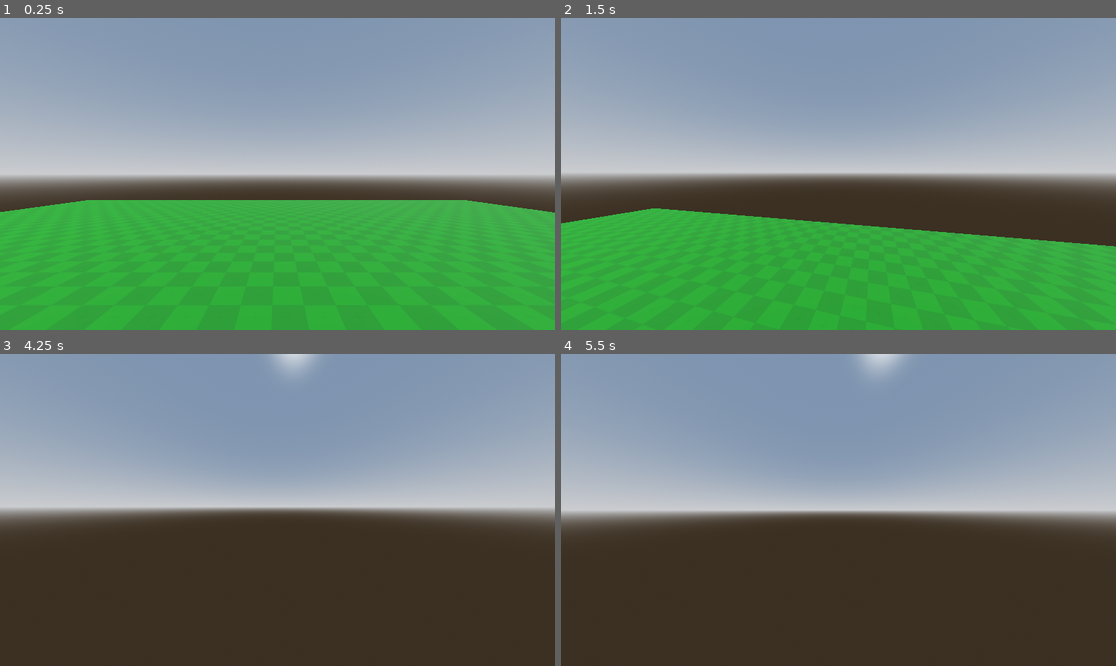
Above: before the commit, frames 1-4 (two rows, left to right).
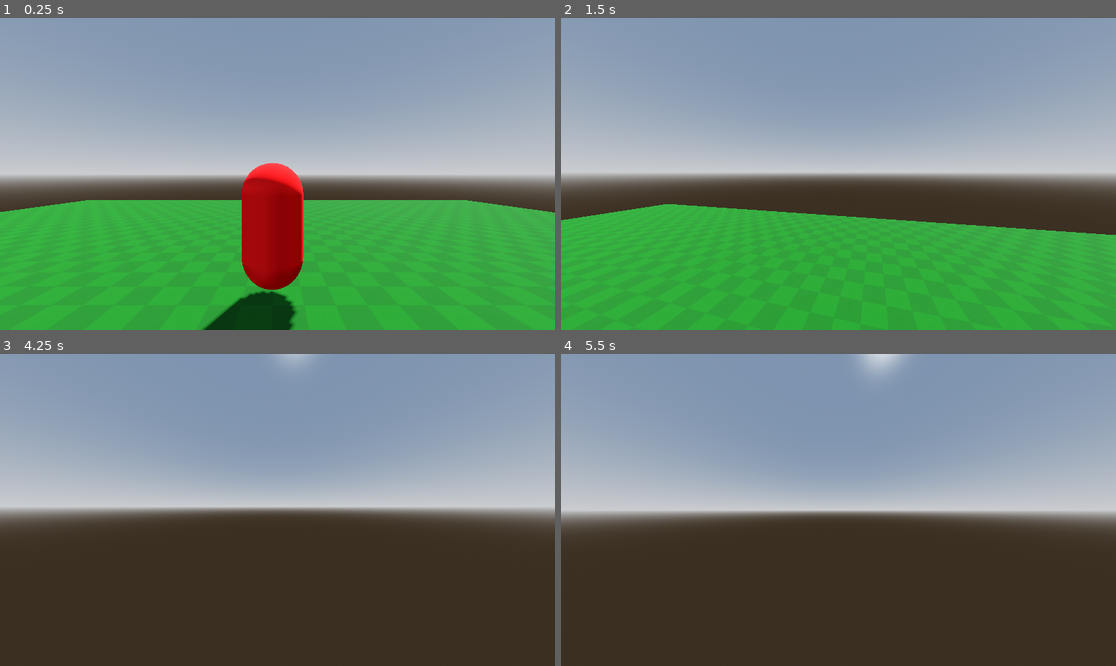
Above: after the commit, the same moments.

Repository: gamedeveloper1050/Help-The-Robot
Game: Godot game, scene res://scenes/Prototype.tscn
Same seed, same stepped clock (60 frames per second), same inputs: the game is played once before the commit and once after it.
Inputs (mouse positions are in pixels of both pictures, inside the frame that each line leads up to):
- Up to frame 1 (0.25 s): no input
- Up to frame 2 (1.5 s): move the mouse to (866, 174) at 0.52 s; hold Shift (sprint) 0.53-1.28 s; hold W (move_up) from 0.53 s (still down); tap Space (jump) at 0.77 s; move the mouse to (810, 174) at 1.27 s; tap Shift (sprint) at 1.35 s
- Up to frame 3 (4.25 s): keep holding W (move_up); tap Space (jump) at 1.52, 3.02, 3.77 s; move the mouse to (288, 503) at 2.02 s; hold Shift (sprint) 2.03-2.78 s; move the mouse to (271, 516) at 2.77 s; tap Shift (sprint) at 2.85 s; tap Enter at 3.5 s; move the mouse to (316, 513) at 3.52 s; hold Shift (sprint) from 3.53 s (still down)
- Up to frame 4 (5.5 s): keep holding W (move_up); move the mouse to (794, 506) at 4.27 s; release Shift (sprint) at 4.28 s; tap Shift (sprint) at 4.35 s; tap Space (jump) at 4.52, 5 s; move the mouse to (844, 510) at 5.02 s; hold Shift (sprint) from 5.03 s (still down)

The runs differ from the first frame. In frame 1, 5.5% of the frame differs, in the area x 36-55%, y 46-100%; in frame 2, 2.3%; in frame 3, 0.1%; in frame 4, less than 0.1%.

Commit message:
Make Enmey Base Class And Make Enemy1

Diff:
--- a/project.godot
+++ b/project.godot
@@ -14,6 +14,11 @@
 run/main_scene="uid://c31b2ysrb7fxa"
 config/features=PackedStringArray("4.5", "Forward Plus")
 config/icon="res://icon.svg"
+
+[global_group]
+
+Enemy=""
+Player=""
 
 [input]
 
--- a/scenes/Prototype.tscn
+++ b/scenes/Prototype.tscn
@@ -1,7 +1,8 @@
-[gd_scene load_steps=7 format=3 uid="uid://c31b2ysrb7fxa"]
+[gd_scene load_steps=9 format=3 uid="uid://c31b2ysrb7fxa"]
 
 [ext_resource type="Texture2D" uid="uid://dhvol3wn8ajr" path="res://assets/Kenny Prototype Asset/PNG/Green/texture_10.png" id="1_lfwbl"]
 [ext_resource type="PackedScene" uid="uid://cq42xm0k5kjpl" path="res://scenes/player.tscn" id="2_lfwbl"]
+[ext_resource type="PackedScene" uid="uid://clgw38fom0c3r" path="res://scenes/enemy_1.tscn" id="3_8nl4b"]
 
 [sub_resource type="ProceduralSkyMaterial" id="ProceduralSkyMaterial_s4813"]
 sky_horizon_color = Color(0.66224277, 0.6717428, 0.6867428, 1)
@@ -14,8 +15,11 @@
 background_mode = 2
 sky = SubResource("Sky_lfwbl")
 tonemap_mode = 2
-sdfgi_enabled = true
 glow_enabled = true
+
+[sub_resource type="NavigationMesh" id="NavigationMesh_8nl4b"]
+vertices = PackedVector3Array(-14.5, 1, -14.5, -14.5, 1, 14.5, 14.5, 1, 14.5, 14.5, 1, -14.5)
+polygons = [PackedInt32Array(3, 2, 0), PackedInt32Array(0, 2, 1)]
 
 [sub_resource type="StandardMaterial3D" id="StandardMaterial3D_s4813"]
 albedo_color = Color(0, 0.39607844, 0, 1)
@@ -31,10 +35,16 @@
 transform = Transform3D(-0.8660254, -0.43301278, 0.25, 0, 0.49999997, 0.86602545, -0.50000006, 0.75, -0.43301266, 0, 0, 0)
 shadow_enabled = true
 
-[node name="Basic Ground" type="CSGBox3D" parent="."]
+[node name="Player" parent="." instance=ExtResource("2_lfwbl")]
+transform = Transform3D(1, 0, 0, 0, 1, 0, 0, 0, 1, 0, 2, 0)
+
+[node name="Base Enemy" parent="." instance=ExtResource("3_8nl4b")]
+transform = Transform3D(1, 0, 0, 0, 1, 0, 0, 0, 1, 0, 2, -3.9928622)
+
+[node name="NavigationRegion3D" type="NavigationRegion3D" parent="."]
+navigation_mesh = SubResource("NavigationMesh_8nl4b")
+
+[node name="Basic Ground" type="CSGBox3D" parent="NavigationRegion3D"]
 use_collision = true
 size = Vector3(30, 1, 30)
 material = SubResource("StandardMaterial3D_s4813")
-
-[node name="Player" parent="." instance=ExtResource("2_lfwbl")]
-transform = Transform3D(1, 0, 0, 0, 1, 0, 0, 0, 1, 0, 2, 0)
--- /dev/null
+++ b/scenes/base_enemy.tscn
@@ -0,0 +1,13 @@
+[gd_scene load_steps=3 format=3 uid="uid://d3dfpovfjniaf"]
+
+[ext_resource type="Script" uid="uid://bf3hmhi4hjmjm" path="res://scripts/base_enemy.gd" id="1_n1jr3"]
+
+[sub_resource type="CapsuleShape3D" id="CapsuleShape3D_n1jr3"]
+
+[node name="Base Enemy" type="CharacterBody3D" groups=["Enemy"]]
+script = ExtResource("1_n1jr3")
+
+[node name="CollisionShape3D" type="CollisionShape3D" parent="."]
+shape = SubResource("CapsuleShape3D_n1jr3")
+
+[node name="NavigationAgent3D" type="NavigationAgent3D" parent="."]
--- /dev/null
+++ b/scenes/enemy_1.tscn
@@ -0,0 +1,16 @@
+[gd_scene load_steps=5 format=3 uid="uid://clgw38fom0c3r"]
+
+[ext_resource type="PackedScene" uid="uid://d3dfpovfjniaf" path="res://scenes/base_enemy.tscn" id="1_tcmaw"]
+[ext_resource type="Script" uid="uid://b7bx45hat42hg" path="res://scripts/enemy_1.gd" id="2_a1412"]
+
+[sub_resource type="StandardMaterial3D" id="StandardMaterial3D_a1412"]
+albedo_color = Color(1, 0, 0, 1)
+
+[sub_resource type="CapsuleMesh" id="CapsuleMesh_ejytf"]
+material = SubResource("StandardMaterial3D_a1412")
+
+[node name="Base Enemy" instance=ExtResource("1_tcmaw")]
+script = ExtResource("2_a1412")
+
+[node name="MeshInstance3D" type="MeshInstance3D" parent="." index="2"]
+mesh = SubResource("CapsuleMesh_ejytf")
--- a/scenes/player.tscn
+++ b/scenes/player.tscn
@@ -6,8 +6,10 @@
 
 [sub_resource type="CapsuleMesh" id="CapsuleMesh_qhqgy"]
 
-[node name="Player" type="CharacterBody3D"]
+[node name="Player" type="CharacterBody3D" groups=["Player"]]
 script = ExtResource("1_3vyb7")
+
+[node name="NavigationAgent3D" type="NavigationAgent3D" parent="."]
 
 [node name="CollisionShape3D" type="CollisionShape3D" parent="."]
 shape = SubResource("CapsuleShape3D_g2els")
--- /dev/null
+++ b/scripts/base_enemy.gd
@@ -0,0 +1,33 @@
+class_name Enemy
+extends CharacterBody3D
+
+@export var current_speed: float = 2.0
+
+@onready var navigation_agent: NavigationAgent3D = $NavigationAgent3D
+var target: CharacterBody3D
+
+
+func _ready() -> void:
+	if target:
+		navigation_agent.target_position = target.global_position
+
+
+func _physics_process(delta: float) -> void:
+	if not target:
+		return
+
+	navigation_agent.target_position = target.global_position
+
+	_handle_movement()
+	move_and_slide()
+
+
+func _handle_movement() -> void:
+	if navigation_agent.is_navigation_finished():
+		velocity = Vector3.ZERO
+		return
+
+	var next_position: Vector3 = navigation_agent.get_next_path_position()
+	var direction: Vector3 = (next_position - global_position).normalized()
+
+	velocity = direction * current_speed
--- /dev/null
+++ b/scripts/enemy_1.gd
@@ -0,0 +1,18 @@
+class_name Enemy1
+extends Enemy
+
+
+
+func _ready() -> void:
+
+	target = get_tree().get_first_node_in_group("Player")
+	super._ready()
+	print(current_speed)
+
+
+func _physics_process(delta: float) -> void:
+	super._physics_process(delta)
+
+
+	_handle_movement()
+	move_and_slide()
Not shown, added: scripts/base_enemy.gd.uid
Not shown, added: scripts/enemy_1.gd.uid
